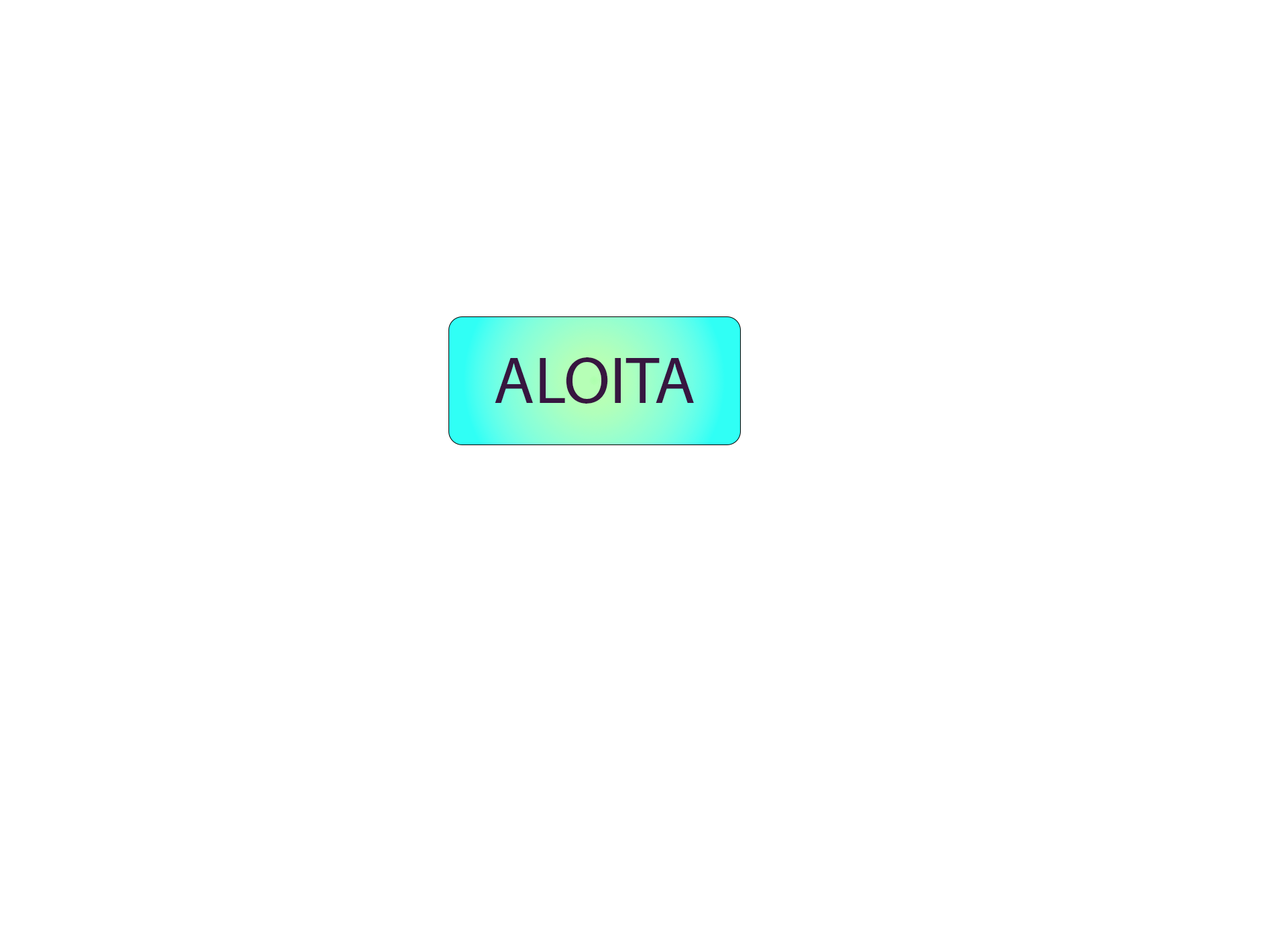
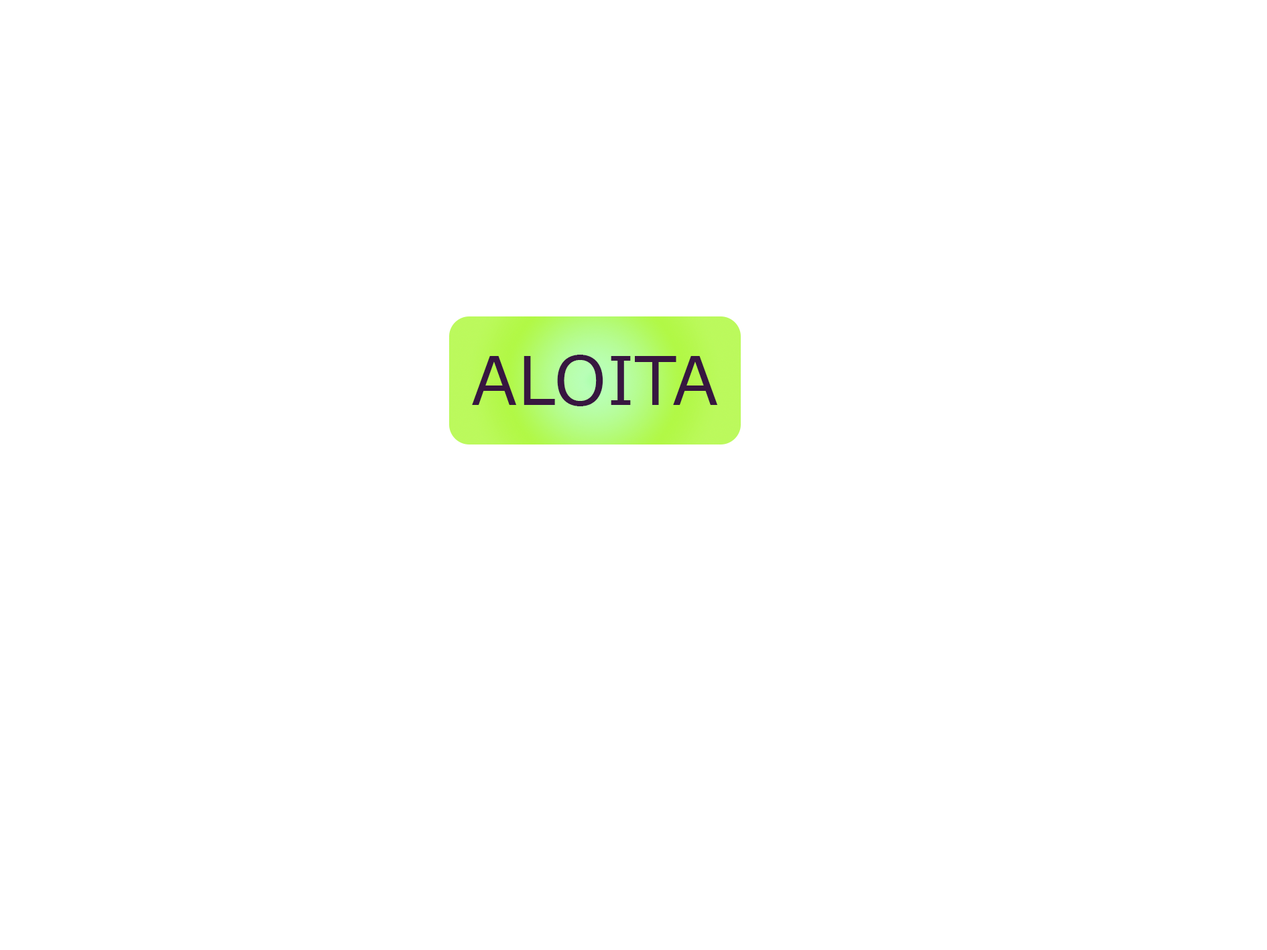
Layers edited between the first and the second 1267 × 950 image:
painted on "ALOITA" over 471, 354, 718, 407
painted on "Rectangle 1" over 448, 316, 741, 446
